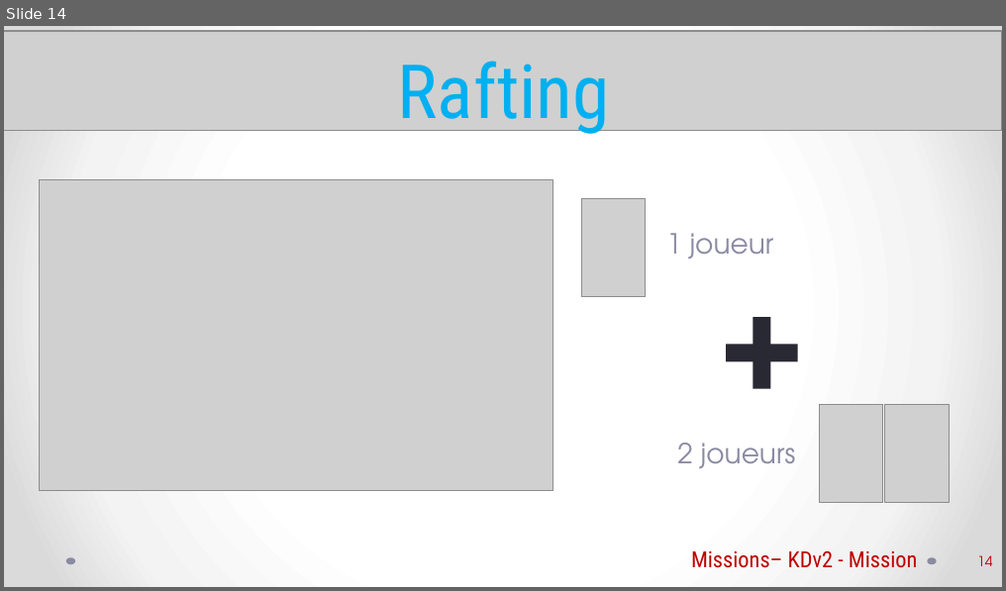
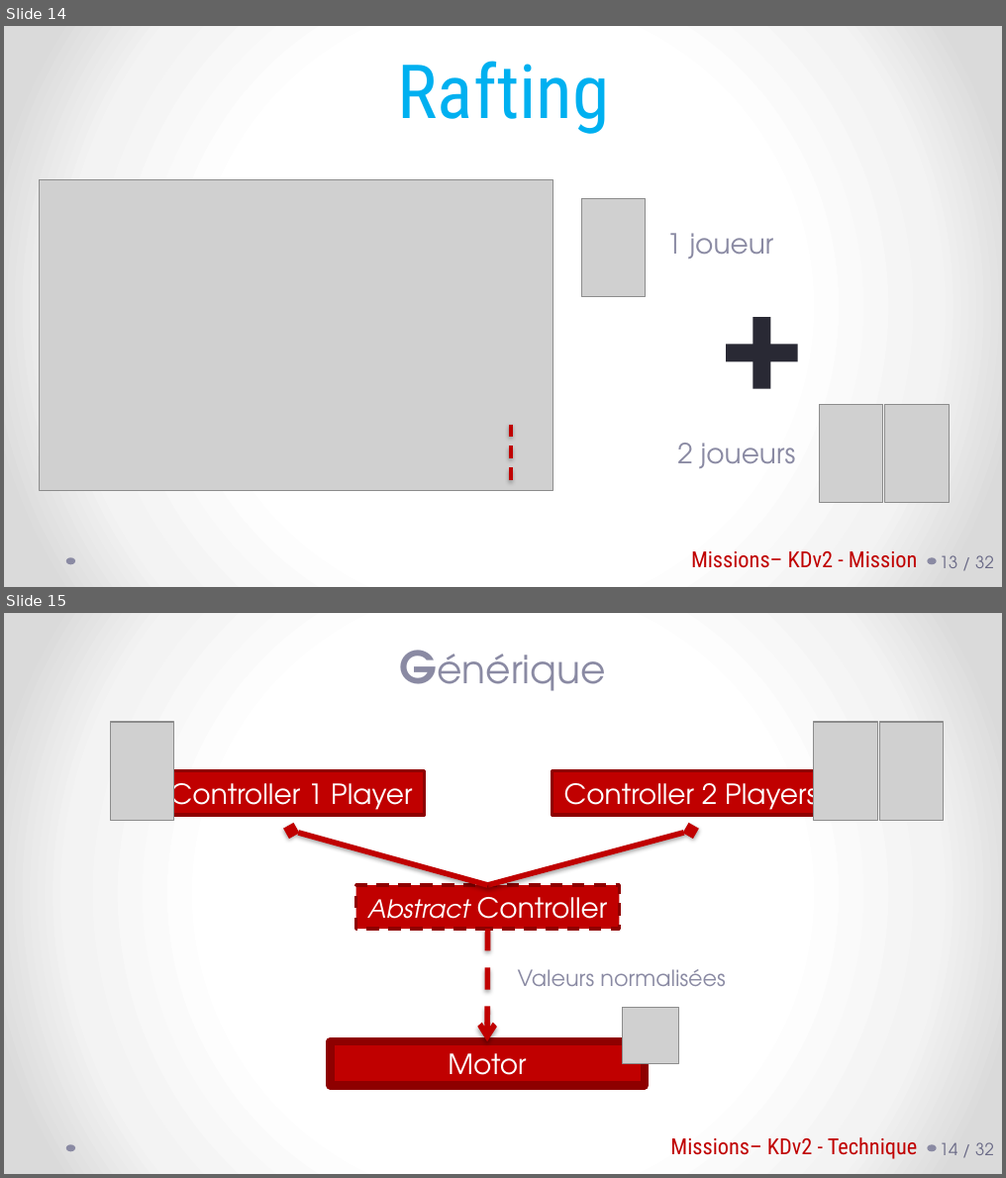
Before and after one commit to Mekiis/LP, a slide deck: BreakFirst - Rapport.pptx. Shown one above the other, each under a label of ours: slide 14 before the commit, slides 14 and 15 after it. The pictures are 1006x591 and 1006x1178 pixels, drawn with LibreOffice and Linux fonts; fonts in the diff are those of the drawing; grey boxes stand for pictures. Boxes give left, top, right and bottom in pixels: in the first picture for what was removed or moved away, otherwise in the second. Text is boxed around its words. In the diff, an @@ line names an element or a change of style, - is before the commit and + after.

```diff
--- a/BreakFirst - Rapport.pptx
+++ b/BreakFirst - Rapport.pptx
@@ slide 15 added at (4, 613, 1002, 1174), background gradient #FFFFFF to #F4F4F4 to #DADADA; not listed: 2 template elements that a slide beside it also shows @@
@@ text added at (79, 634, 927, 698), 28 pt, text #8A8AA3 @@
+Générique
@@ picture added at (110, 722, 173, 821) @@
@@ picture added at (813, 722, 877, 821) @@
@@ picture added at (879, 722, 944, 821) @@
@@ rectangle added at (158, 771, 425, 816), fill #C00000, outline #8E0000 2.25 pt, 20 pt, text #FFFFFF @@
+Controller 1 Player
@@ rectangle added at (551, 771, 830, 816), fill #C00000, outline #8E0000 2.25 pt, 20 pt, text #FFFFFF @@
+Controller 2 Players
@@ arrow added from (488, 885) to (291, 831), #C00000 4 pt @@
@@ arrow added from (488, 885) to (691, 831), #C00000 4 pt @@
@@ rectangle added at (356, 885, 620, 930), fill #C00000, outline #8E0000 2.25 pt dashed, 20 pt, text #FFFFFF @@
+Abstract Controller
@@ arrow added from (488, 930) to (487, 1042), #C00000 4 pt dashed @@
@@ text added at (518, 969, 725, 986), 16 pt, text #8A8AA3 @@
+Valeurs normalisées
@@ picture added at (623, 1008, 678, 1064) @@
@@ rectangle added at (331, 1042, 645, 1086), fill #C00000, outline #8E0000 6 pt, 20 pt, text #FFFFFF @@
+Motor
@@ text added at (670, 1138, 917, 1159), 16 pt, text #C00000 @@
+Missions– KDv2 - Technique
@@ page number added at (940, 1143, 994, 1156), 12 pt, text #696986 @@
+14 / 32
@@ slide 14 changed as well @@
@@ picture removed at (4, 31, 1002, 131) @@
@@ line added from (511, 424) to (511, 487), #C00000 2.25 pt dashed @@
@@ page number added at (940, 556, 994, 569), 12 pt, text #696986 @@
+13 / 32
@@ page number removed at (977, 556, 992, 567) @@
-14
```
Also in this commit, not shown: 20 other slides changed, 12 other slides added, 7 slides removed.
